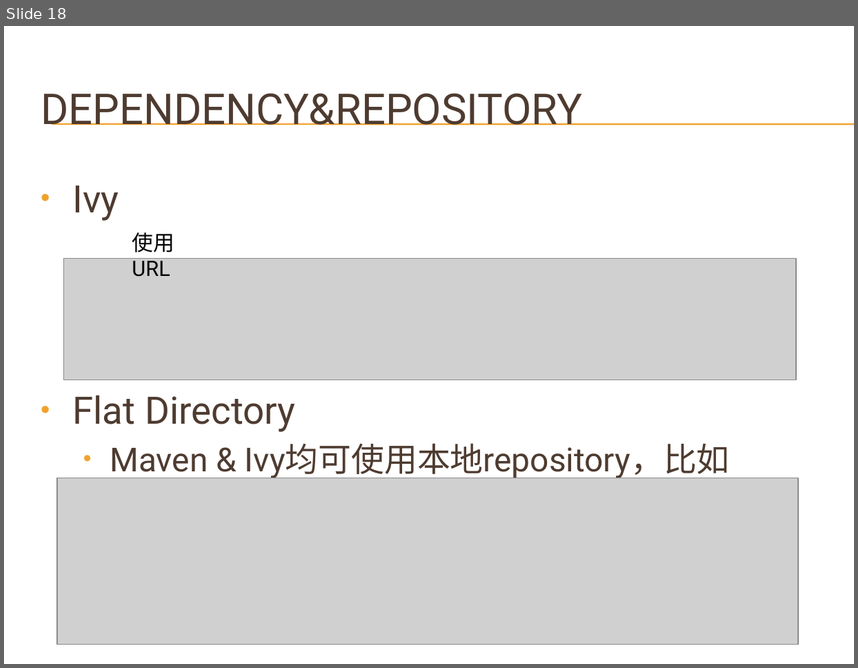
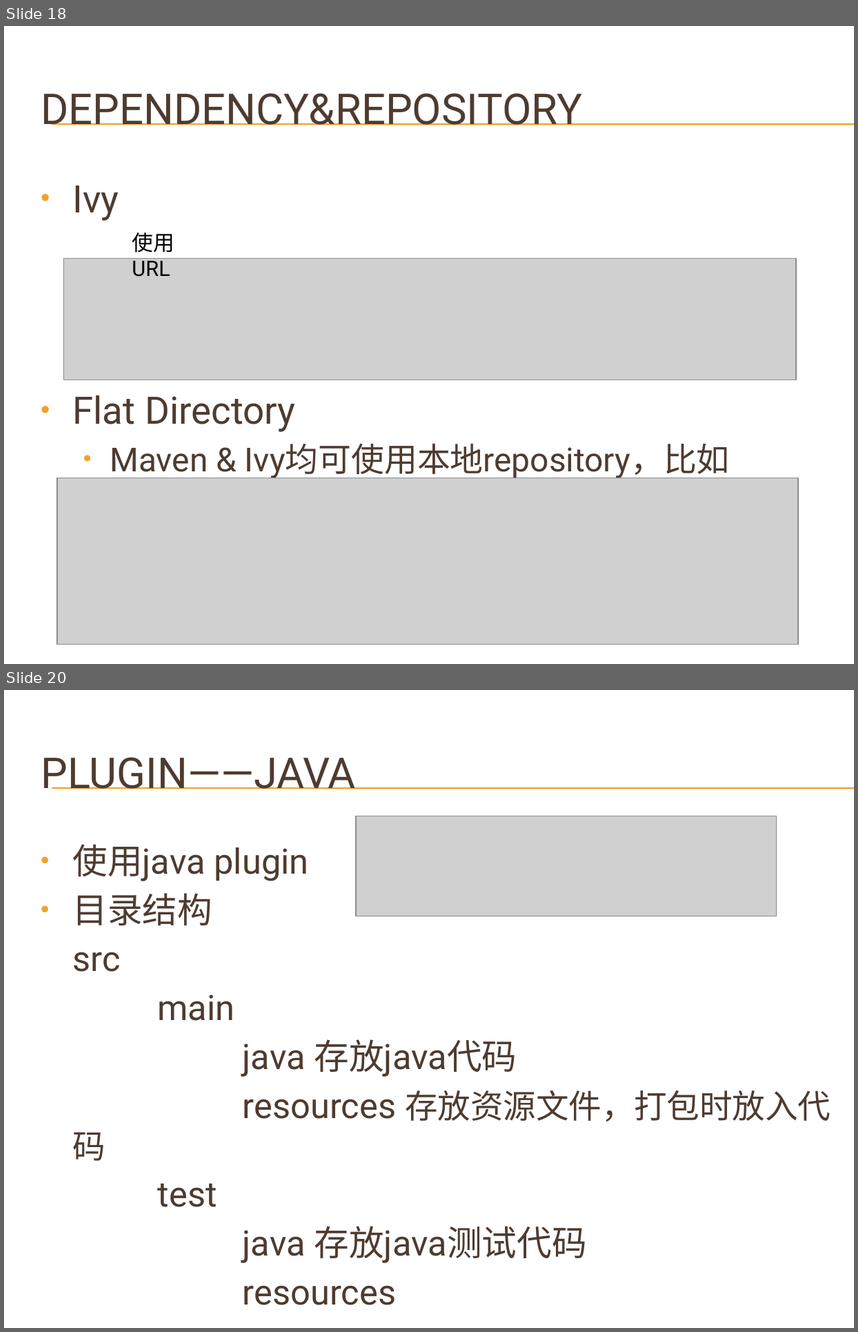
Before and after one commit to shushanfx/gradle, a slide deck: doc/gradle.pptx. Shown one above the other, each under a label of ours: slide 18 before the commit, slides 18 and 20 after it; the slides between them are not shown. The pictures are 858x668 and 858x1332 pixels, drawn with LibreOffice and Linux fonts; fonts in the diff are those of the drawing; grey boxes stand for pictures; background and template pictures are left out. Boxes give left, top, right and bottom in pixels: in the first picture for what was removed or moved away, otherwise in the second. Text is boxed around its words. In the diff, an @@ line names an element or a change of style, - is before the commit and + after.

Commit message:
Gradle，添加文档及测试。

```diff
--- a/doc/gradle.pptx
+++ b/doc/gradle.pptx
@@ slide 20 added at <box>4,690,854,1328</box>, background picture (left out); not listed: 2 template elements that a slide beside it also shows @@
@@ title added at <box>41,757,356,789</box>, 36 pt, text #4E3B30 @@
+PLUGIN——JAVA
@@ picture added at <box>356,816,777,916</box> @@
@@ text added at <box>72,844,831,1263</box>, 29.6 pt, text #4E3B30 @@
+• 使用java plugin
+• 目录结构
+src
+main
+java 存放java代码
+resources 存放资源文件，打包时放入代码
+test
+java 存放java测试代码
+resources
```
Also in this commit, not shown: 2 slides changed, 6 other slides added, 8 other files.
